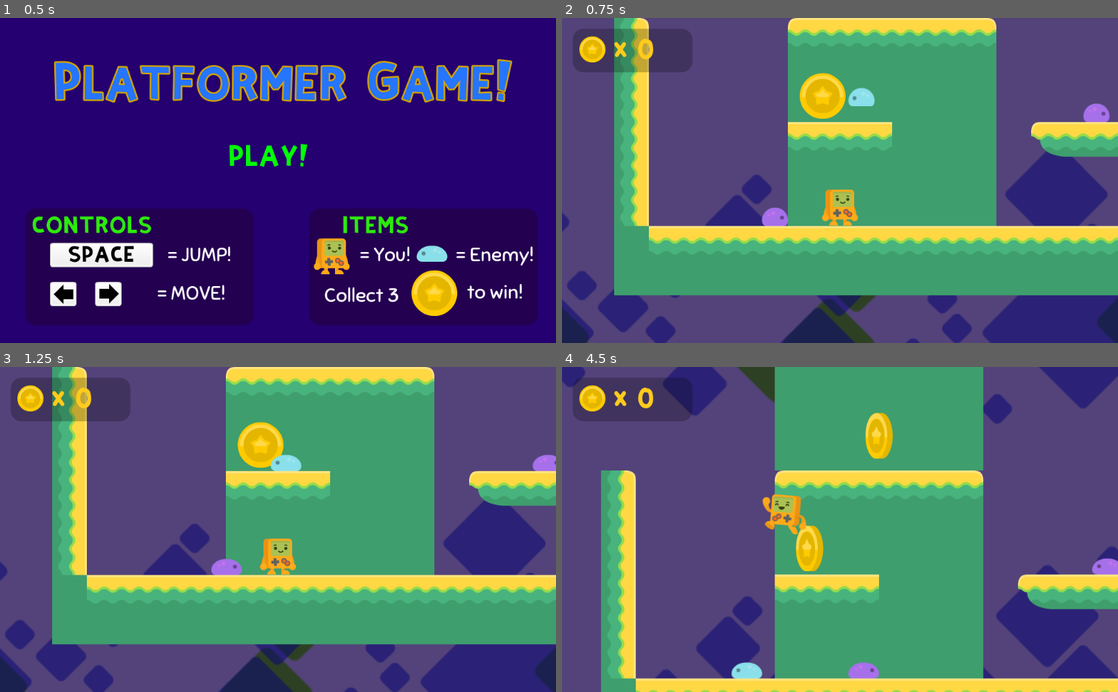
Above: before the commit, frames 1-4 (two rows, left to right).
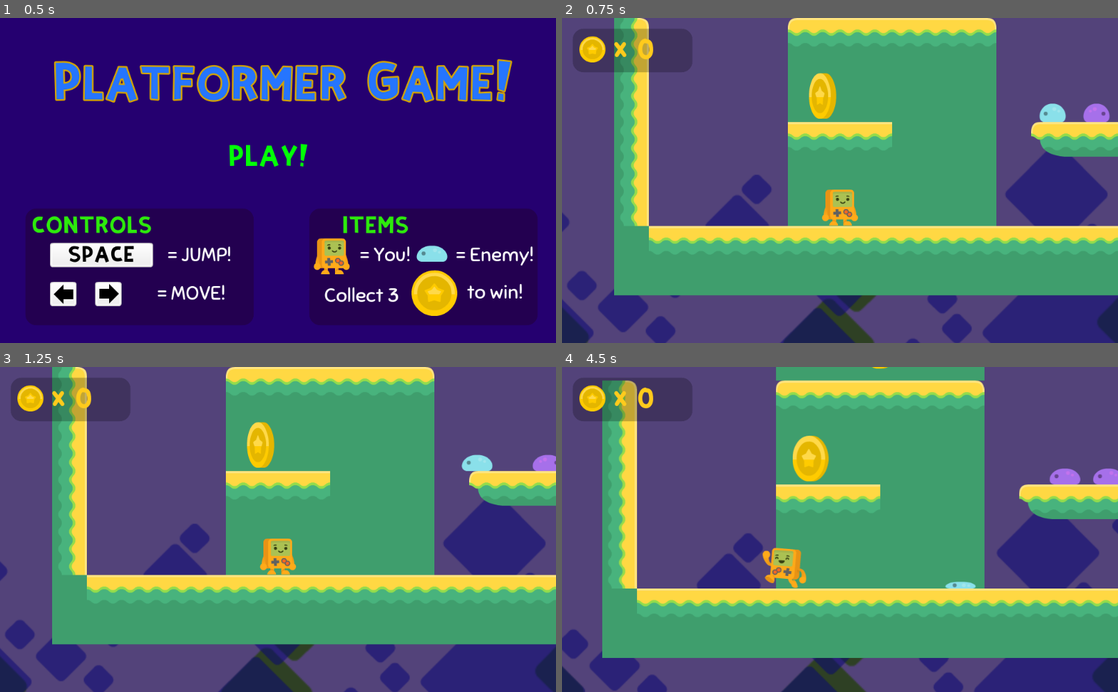
Above: after the commit, the same moments.

Repository: lspedalieri/godot-simple-platform
Game: Godot game, scene res://TitleMenu.tscn
The game is run twice, just before and just after one commit, with the same random seed, the same clock (stepped at 60 frames per second) and the same inputs.
Inputs:
- Up to frame 1 (0.5 s): no input
- Up to frame 2 (0.75 s): click "PLAY!" at 0.5 s
- Up to frame 3 (1.25 s): no input
- Up to frame 4 (4.5 s): hold D (right_keys) 1.28-2.78 s; tap Space (jump_keys) at 1.35, 1.52, 1.82, 2.1, 2.27, 2.57, 2.85, 3.6, 3.77, 4.07, 4.35 s; hold Left (left_keys) from 2.78 s (still down)

Frame 1 is identical in both runs. In frame 2, 1.3% of the frame differs, in the area x 35-91%, y 17-65%; in frame 3, 1.3%; in frame 4, 42%, in the area x 0-100%, y 0-100%.

Commit message:
Part 16 - Sound Effects & Music

Diff:
--- a/Coin.gd
+++ b/Coin.gd
@@ -3,9 +3,14 @@
 signal coin_collected
 
 func _on_Coin_body_entered(body):
-	set_collision_mask_bit(0, false)
+	monitoring = false
 	$AnimationPlayer.play("bounce")
 	emit_signal("coin_collected")
+	print("collect")
+	set_collision_mask_bit(0, false)
+	print("mask off")
+	$SoundCoinCollect.play()
+
 
 
 
--- a/Coin.tscn
+++ b/Coin.tscn
@@ -1,9 +1,10 @@
-[gd_scene load_steps=9 format=2]
+[gd_scene load_steps=10 format=2]
 
 [ext_resource path="res://Coin.gd" type="Script" id=1]
 [ext_resource path="res://assets/coin/gold_3.png" type="Texture" id=2]
 [ext_resource path="res://assets/coin/gold_1.png" type="Texture" id=3]
 [ext_resource path="res://assets/coin/gold_2.png" type="Texture" id=4]
+[ext_resource path="res://assets/sounds/powerUp2.ogg" type="AudioStream" id=5]
 
 [sub_resource type="CircleShape2D" id=1]
 radius = 40.0
@@ -81,12 +82,15 @@
 [node name="AnimatedSprite" type="AnimatedSprite" parent="."]
 frames = SubResource( 2 )
 animation = "spin"
-frame = 2
+frame = 1
 playing = true
 
 [node name="AnimationPlayer" type="AnimationPlayer" parent="."]
 anims/RESET = SubResource( 3 )
 anims/bounce = SubResource( 4 )
 
+[node name="SoundCoinCollect" type="AudioStreamPlayer2D" parent="."]
+stream = ExtResource( 5 )
+
 [connection signal="body_entered" from="." to="." method="_on_Coin_body_entered"]
 [connection signal="animation_finished" from="AnimationPlayer" to="." method="_on_AnimationPlayer_animation_finished"]
--- a/Level1.tscn
+++ b/Level1.tscn
@@ -10,6 +10,7 @@
 [ext_resource path="res://assets/fonts/BalsamiqSans-Bold.ttf" type="DynamicFontData" id=8]
 [ext_resource path="res://HUD.gd" type="Script" id=9]
 [ext_resource path="res://enemy.tscn" type="PackedScene" id=10]
+[ext_resource path="res://assets/music/Retro Beat.ogg" type="AudioStream" id=11]
 
 [sub_resource type="RectangleShape2D" id=1]
 extents = Vector2( 192, 32.5 )
@@ -222,7 +223,7 @@
 [node name="enemies" type="Node2D" parent="."]
 
 [node name="enemy" parent="enemies" instance=ExtResource( 10 )]
-position = Vector2( 464, 128 )
+position = Vector2( 816, 176 )
 detects_cliffs = false
 
 [node name="enemy2" parent="enemies" instance=ExtResource( 10 )]
@@ -230,7 +231,7 @@
 direction = 1
 
 [node name="enemy3" parent="enemies" instance=ExtResource( 10 )]
-position = Vector2( 288, 368 )
+position = Vector2( 960, 176 )
 direction = 1
 
 [node name="Player" parent="." instance=ExtResource( 2 )]
@@ -243,6 +244,10 @@
 limit_bottom = 600
 drag_margin_h_enabled = true
 drag_margin_v_enabled = true
+
+[node name="MusicLevel" type="AudioStreamPlayer2D" parent="."]
+stream = ExtResource( 11 )
+autoplay = true
 
 [connection signal="body_entered" from="Fallzone" to="Player" method="_on_Fallzone_body_entered"]
 [connection signal="coin_collected" from="Coins/Coin" to="HUD" method="_on_Coin_coin_collected"]
--- a/Player.gd
+++ b/Player.gd
@@ -28,6 +28,7 @@
 
 	if Input.is_action_just_pressed("jump_keys") and is_on_floor():
 		velocity.y = JUMPFORCE
+		$SoundJump.play()
 
 
 	#returning velocity frame by frame, we stop acceleration after a vertical collision
--- a/Player.tscn
+++ b/Player.tscn
@@ -1,7 +1,8 @@
-[gd_scene load_steps=4 format=2]
+[gd_scene load_steps=5 format=2]
 
 [ext_resource path="res://Player_spriteframes.tres" type="SpriteFrames" id=1]
 [ext_resource path="res://Player.gd" type="Script" id=2]
+[ext_resource path="res://assets/sounds/jump1.ogg" type="AudioStream" id=3]
 
 [sub_resource type="CapsuleShape2D" id=1]
 radius = 27.0
@@ -21,4 +22,7 @@
 
 [node name="Timer" type="Timer" parent="."]
 
+[node name="SoundJump" type="AudioStreamPlayer2D" parent="."]
+stream = ExtResource( 3 )
+
 [connection signal="timeout" from="Timer" to="." method="_on_Timer_timeout"]
--- a/TitleMenu.tscn
+++ b/TitleMenu.tscn
@@ -9,6 +9,7 @@
 [ext_resource path="res://assets/UI/grey_button13.png" type="Texture" id=7]
 [ext_resource path="res://assets/UI/arrow-UP.png" type="Texture" id=8]
 [ext_resource path="res://TitleMenu.gd" type="Script" id=9]
+[ext_resource path="res://assets/music/Swinging Pants.ogg" type="AudioStream" id=10]
 
 [sub_resource type="DynamicFont" id=1]
 size = 70
@@ -243,4 +244,8 @@
 text = "PLAY!"
 flat = true
 
+[node name="TitleScreenMusic" type="AudioStreamPlayer2D" parent="."]
+stream = ExtResource( 10 )
+autoplay = true
+
 [connection signal="pressed" from="Button" to="." method="_on_Button_pressed"]
--- a/enemy.gd
+++ b/enemy.gd
@@ -37,7 +37,7 @@
 	$sides_checker.set_collision_mask_bit(0, false)
 	$Timer.start()
 	body.bounce()
-
+	$SoundSquash.play()
 
 func _on_sides_checker_body_entered(body):
 	body.ouch(position.x)
--- a/enemy.tscn
+++ b/enemy.tscn
@@ -1,9 +1,10 @@
-[gd_scene load_steps=9 format=2]
+[gd_scene load_steps=10 format=2]
 
 [ext_resource path="res://assets/enemies/slimeBlue_blue.png" type="Texture" id=1]
 [ext_resource path="res://assets/enemies/slimeBlue.png" type="Texture" id=2]
 [ext_resource path="res://assets/enemies/slimeBlue_squashed.png" type="Texture" id=3]
 [ext_resource path="res://enemy.gd" type="Script" id=4]
+[ext_resource path="res://assets/sounds/pepSound2.ogg" type="AudioStream" id=5]
 
 [sub_resource type="RectangleShape2D" id=2]
 extents = Vector2( 20, 13 )
@@ -67,6 +68,9 @@
 
 [node name="Timer" type="Timer" parent="."]
 
+[node name="SoundSquash" type="AudioStreamPlayer2D" parent="."]
+stream = ExtResource( 5 )
+
 [connection signal="body_entered" from="top_checker" to="." method="_on_top_checker_body_entered"]
 [connection signal="body_entered" from="sides_checker" to="." method="_on_sides_checker_body_entered"]
 [connection signal="timeout" from="Timer" to="." method="_on_Timer_timeout"]
Not shown: 1 places in Level1.tscn that only renumber resources
Not shown: 1 places in TitleMenu.tscn that only renumber resources
Not shown, added: assets/music/Retro Beat.ogg.import
Not shown, added: assets/music/Swinging Pants.ogg.import
Not shown, added: assets/sounds/confirmation_001.ogg.import
Not shown, added: assets/sounds/confirmation_002.ogg.import
Not shown, added: assets/sounds/error_007.ogg.import
Not shown, added: assets/sounds/jingles_PIZZA07.ogg.import
Not shown, added: assets/sounds/jump1.ogg.import
Not shown, added: assets/sounds/minimize_001.ogg.import
Not shown, added: assets/sounds/pepSound2.ogg.import
Not shown, added: assets/sounds/pepSound4.ogg.import
(and 20 more such lines)
